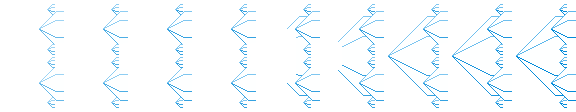
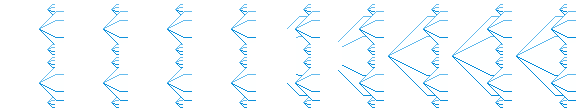
Two versions of the same layered image (576×112). Layer-by-layer changes:
pixels changed over [39, 4, 512, 108] (layer not identified)
